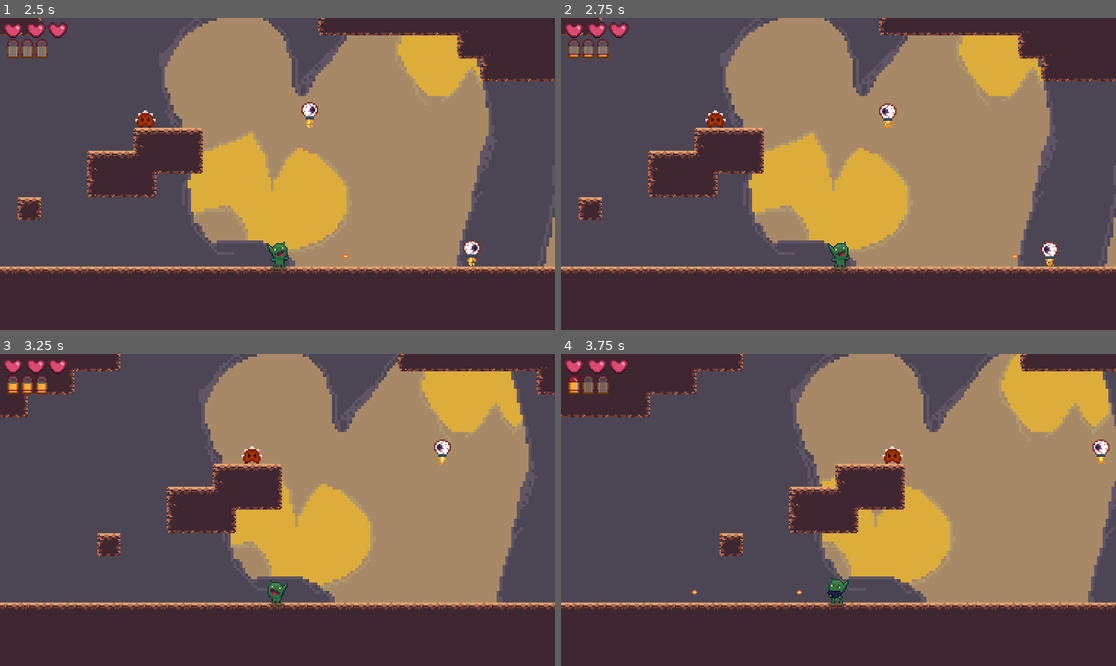
Above: before the commit, frames 1-4 (two rows, left to right).
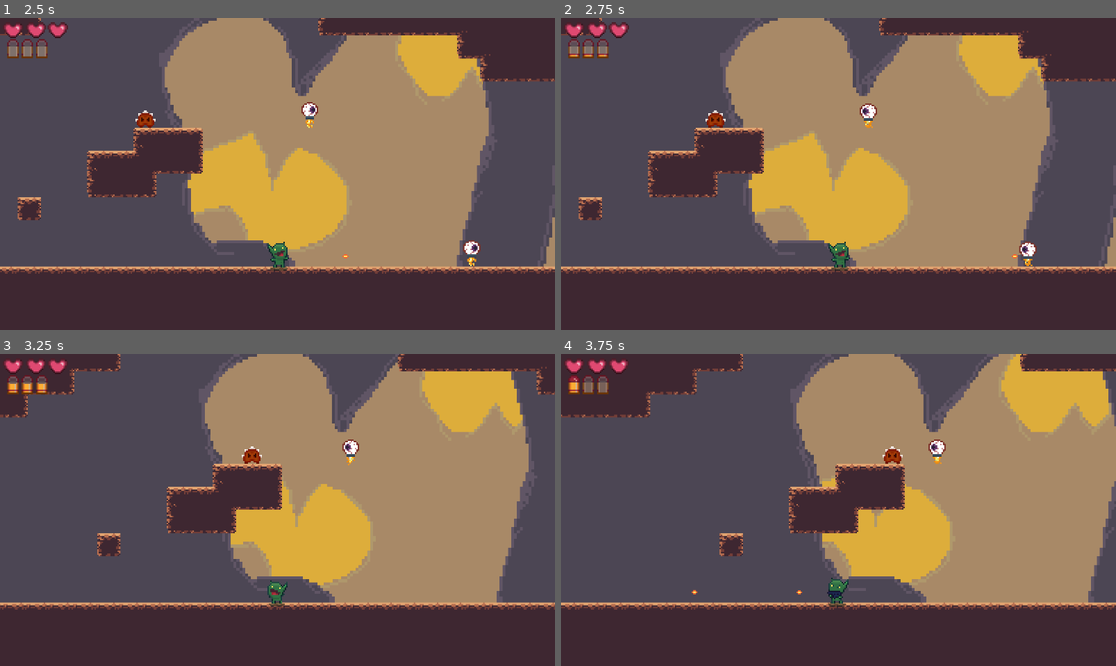
Above: after the commit, the same moments.

Repository: htimsekim/gobbo
Game: Godot game, scene res://src/title/titleMenu.tscn
Two runs of this game, one before a commit and one after it. Both use one fixed random seed, a clock stepped at 60 frames per second and the inputs below.
Inputs (mouse positions are in pixels of both pictures, inside the frame that each line leads up to):
- Up to frame 1 (2.5 s): click "new game" at 0.5 s; move the mouse to (399, 158) at 1.27 s; hold Right (move_right) 1.28-2 s; hold S (crouch) 1.28-2 s; click (399, 158) at 1.42 s; tap Space (jump) at 1.52 s; drag from (166, 189) to (277, 255) at 2.02 s
- Up to frame 2 (2.75 s): no input
- Up to frame 3 (3.25 s): move the mouse to (333, 441) at 2.77 s; press the mouse at (333, 441) at 2.78 s; hold A (move_left) from 2.78 s (still down)
- Up to frame 4 (3.75 s): release A (move_left) at 3.5 s; release the mouse at (894, 441) at 3.5 s; drag from (810, 572) to (882, 453) at 3.52 s

Frame 1 is identical in both runs. In frame 2, 0.6% of the frame differs, in the area x 53-90%, y 27-80%; in frame 3, 0.3%; in frame 4, 0.3%.
Error in both runs: Invalid get index '0' (on base: 'Array'). (res://src/title/newGameButton.gd:11)

Commit message:
enemy

Diff:
--- a/src/Objects/enemypatrol.gd
+++ b/src/Objects/enemypatrol.gd
@@ -19,6 +19,6 @@
 	elif direction.x == -1:
 		$Sprite.flip_h = true # Set Enemy facing left
 		if position.x > start_pos - patrolDistance:
-			move_and_slide(Vector2(movespeed, 0))
+			move_and_slide(Vector2(-movespeed, 0))
 		else:
 			direction.x = 1
